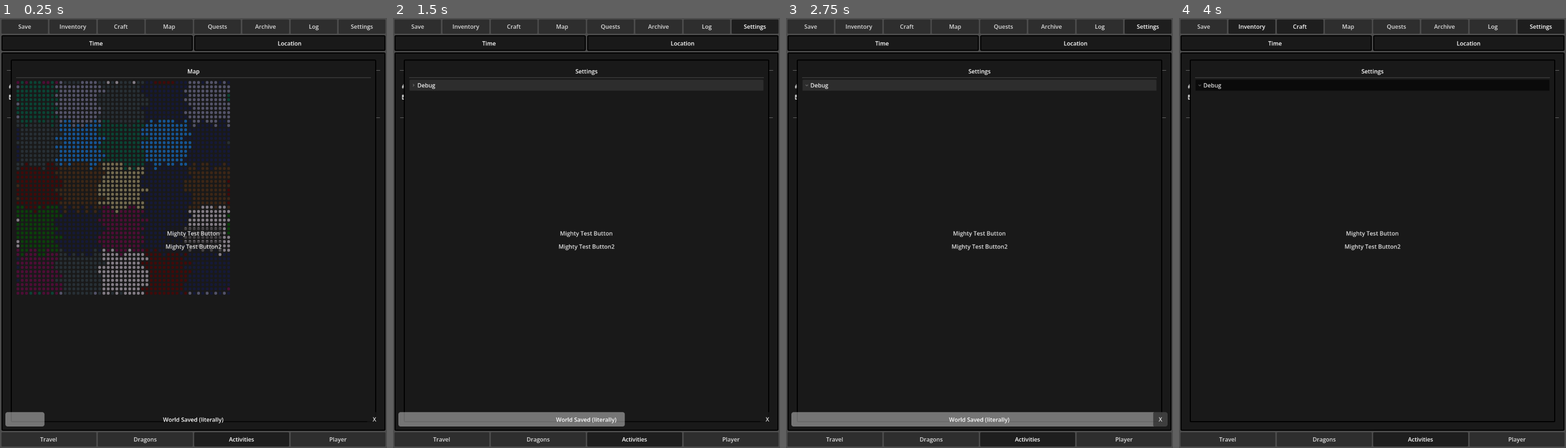
Above: before the commit, frames 1-4 (left to right).
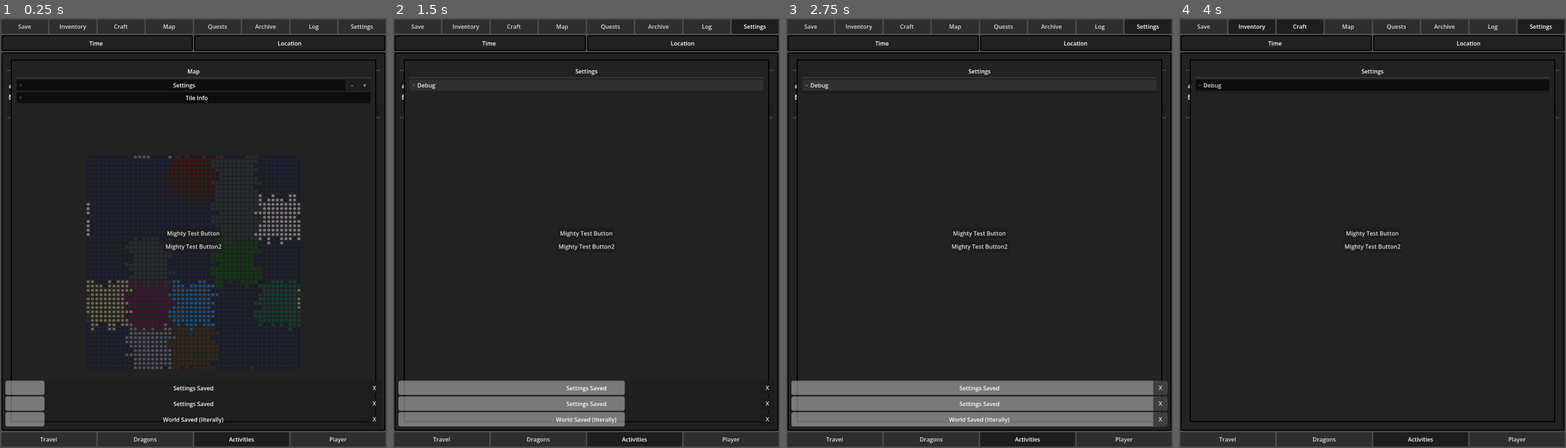
Above: after the commit, the same moments.

Repository: PixelFromTheMixery/codex-eletia
Game: Godot game, scene res://scenes/control_base.tscn
The game is run twice, just before and just after one commit, with the same random seed, the same clock (stepped at 60 frames per second) and the same inputs.
Inputs (mouse positions are in pixels of both pictures, inside the frame that each line leads up to):
- Up to frame 1 (0.25 s): no input
- Up to frame 2 (1.5 s): click "Settings" at 0.5 s; click (745, 86) at 1.25 s, where only the run after the commit has a clickable "-"
- Up to frame 3 (2.75 s): click (1149, 86) at 2 s, where only the run after the commit has a clickable "+"
- Up to frame 4 (4 s): click "Inventory" at 2.75 s; click "Craft" at 3.5 s

The runs differ from the first frame. In frame 1, 16% of the frame differs, in the area x 1-98%, y 14-92%; in frame 2, 4.0%; in frame 3, 6.7%; in frame 4, less than 0.1%.

Commit message:
map detail and broken settings save

Diff:
--- a/assets/dev_theme.tres
+++ b/assets/dev_theme.tres
@@ -5,7 +5,7 @@
 content_margin_top = 0.0
 content_margin_right = 0.0
 content_margin_bottom = 0.0
-bg_color = Color(0.1, 0.1, 0.1, 1)
+bg_color = Color(0.13319641, 0.13319641, 0.13319638, 1)
 border_width_left = 3
 border_width_top = 3
 border_width_right = 3
--- a/assets/tile_button.tres
+++ b/assets/tile_button.tres
@@ -50,7 +50,7 @@
 content_margin_top = 4.0
 content_margin_right = 4.0
 content_margin_bottom = 4.0
-bg_color = Color(0.9, 0.9, 0.9, 0.6)
+bg_color = Color(0.8, 0.8, 0.8, 0.6)
 corner_radius_top_left = 3
 corner_radius_top_right = 3
 corner_radius_bottom_right = 3
@@ -62,7 +62,7 @@
 content_margin_top = 4.0
 content_margin_right = 4.0
 content_margin_bottom = 4.0
-bg_color = Color(0.8, 0.8, 0.8, 0.6)
+bg_color = Color(0.6, 0.6, 0.6, 0.6)
 corner_radius_top_left = 3
 corner_radius_top_right = 3
 corner_radius_bottom_right = 3
--- a/prefabs/button_tile.gd
+++ b/prefabs/button_tile.gd
@@ -9,3 +9,6 @@
 func _ready() -> void:
 	#name = TODO
 	self_modulate = data.base_colour
+
+func _on_minimum_size_changed() -> void:
+	update_minimum_size()
--- a/prefabs/button_tile.tscn
+++ b/prefabs/button_tile.tscn
@@ -9,3 +9,5 @@
 offset_bottom = 8.0
 theme = ExtResource("1_p54ri")
 script = ExtResource("2_tm4py")
+
+[connection signal="minimum_size_changed" from="." to="." method="_on_minimum_size_changed"]
--- a/scenes/panel_map.tscn
+++ b/scenes/panel_map.tscn
@@ -9,17 +9,81 @@
 [node name="Label_Title" parent="." index="0" unique_id=1092411833]
 text = "Map"
 
-[node name="Scroll" parent="VBox_Window" parent_id_path=PackedInt32Array(1113384820) index="0" unique_id=379391004]
+[node name="HBoxSettings" type="HBoxContainer" parent="VBox_Window" parent_id_path=PackedInt32Array(1113384820) index="0" unique_id=334480399]
+layout_mode = 2
+
+[node name="Fold_Settings" type="FoldableContainer" parent="VBox_Window/HBoxSettings" index="0" unique_id=1445159548]
+layout_mode = 2
+size_flags_horizontal = 3
+folded = true
+title = "Settings"
+title_alignment = 1
+
+[node name="Grid_Settings" type="GridContainer" parent="VBox_Window/HBoxSettings/Fold_Settings" index="0" unique_id=807582516]
+visible = false
+layout_mode = 2
+columns = 2
+
+[node name="Label_CellSize" type="Label" parent="VBox_Window/HBoxSettings/Fold_Settings/Grid_Settings" index="0" unique_id=880707494]
+layout_mode = 2
+size_flags_horizontal = 3
+text = "Cell Size"
+
+[node name="SpinBox_CellSize" type="SpinBox" parent="VBox_Window/HBoxSettings/Fold_Settings/Grid_Settings" index="1" unique_id=1619299409]
+layout_mode = 2
+min_value = 8.0
+max_value = 64.0
+step = 4.0
+value = 8.0
+
+[node name="Button_Small" type="Button" parent="VBox_Window/HBoxSettings" index="1" unique_id=1633005782]
+custom_minimum_size = Vector2(31, 31)
+layout_mode = 2
+size_flags_vertical = 0
+text = "-"
+
+[node name="Button_Big" type="Button" parent="VBox_Window/HBoxSettings" index="2" unique_id=1392197459]
+custom_minimum_size = Vector2(31, 31)
+layout_mode = 2
+size_flags_vertical = 0
+text = "+"
+
+[node name="Scroll" parent="VBox_Window" parent_id_path=PackedInt32Array(1113384820) index="1" unique_id=379391004]
+visible = false
 size_flags_vertical = 1
 
-[node name="VBox" parent="VBox_Window/Scroll" index="0" unique_id=1495506934]
-size_flags_horizontal = 1
+[node name="Fold_TileInfo" type="FoldableContainer" parent="VBox_Window" parent_id_path=PackedInt32Array(1113384820) index="2" unique_id=242288924]
+layout_mode = 2
+folded = true
+title = "Tile Info"
+title_alignment = 1
 
-[node name="Scroll_Map" type="ScrollContainer" parent="VBox_Window" parent_id_path=PackedInt32Array(1113384820) index="1" unique_id=355193031]
+[node name="VBox_TileInfo" type="VBoxContainer" parent="VBox_Window/Fold_TileInfo" index="0" unique_id=946221007]
+visible = false
 layout_mode = 2
+
+[node name="Scroll_Map" type="ScrollContainer" parent="." index="3" unique_id=355193031]
+layout_mode = 1
+anchors_preset = -1
+anchor_right = 1.0
+anchor_bottom = 1.0
+offset_left = 16.0
+offset_top = 136.0
+offset_right = -16.0
+offset_bottom = -16.0
 size_flags_vertical = 3
 
-[node name="Grid_Map" type="GridContainer" parent="VBox_Window/Scroll_Map" index="0" unique_id=338067022]
+[node name="Center" type="CenterContainer" parent="Scroll_Map" index="0" unique_id=1608397382]
 layout_mode = 2
 size_flags_horizontal = 3
 size_flags_vertical = 3
+mouse_filter = 0
+
+[node name="Grid_Map" type="GridContainer" parent="Scroll_Map/Center" index="0" unique_id=338067022]
+layout_mode = 2
+size_flags_horizontal = 3
+size_flags_vertical = 3
+
+[connection signal="value_changed" from="VBox_Window/HBoxSettings/Fold_Settings/Grid_Settings/SpinBox_CellSize" to="." method="_on_spin_box_cell_size_value_changed"]
+[connection signal="pressed" from="VBox_Window/HBoxSettings/Button_Small" to="." method="_on_button_small_pressed"]
+[connection signal="pressed" from="VBox_Window/HBoxSettings/Button_Big" to="." method="_on_button_big_pressed"]
--- a/scripts/UI/tile_manager.gd
+++ b/scripts/UI/tile_manager.gd
@@ -1,13 +1,18 @@
 extends MapGenerator
 
-@onready var grid_map: GridContainer = $VBox_Window/Scroll_Map/Grid_Map
+@onready var grid_map: GridContainer = $Scroll_Map/Center/Grid_Map
+@onready var spinbox_cellsize: SpinBox = $VBox_Window/HBoxSettings/Fold_Settings/Grid_Settings/SpinBox_CellSize
+@onready var button_small: Button = $VBox_Window/HBoxSettings/Button_Small
+@onready var button_big: Button = $VBox_Window/HBoxSettings/Button_Big
 
 var button_tile: PackedScene = preload("res://prefabs/button_tile.tscn")
+var astar_grid: AStarGrid2D
 
 var button_map: Dictionary
 
 func _ready() -> void:
-	grid_map.columns = World.chunk_size * 4
+	grid_map.columns = World.chunk_size * World.chunk_segments
+	update_cell_size(Settings.map["Cell Size"])
 	#if len(World.tiles) == 0:
 	recreate_world(grid_map)
 	for tile in World.tiles:
@@ -18,4 +23,24 @@
 	var tile_display: Button = button_tile.instantiate()
 	tile_display.data = tile_data
 	grid_map.add_child(tile_display)
-	# add to button_map
+	button_map[tile_data.coords] = tile_display
+
+func update_cell_size(new_value: int):
+	Settings.map["Cell Size"] = new_value
+	spinbox_cellsize.value = new_value
+	button_small.disabled = true if new_value == 8 else false
+	button_big.disabled = true if new_value == 64 else false
+	for button in button_map:
+		button_map[button].custom_minimum_size = Vector2(new_value, new_value)
+	#update astat when implement
+	Save.save_settings()
+
+func _on_spin_box_cell_size_value_changed(value: int) -> void:
+	update_cell_size(value)
+
+
+func _on_button_small_pressed() -> void:
+	update_cell_size(spinbox_cellsize.value - 4)
+
+func _on_button_big_pressed() -> void:
+	update_cell_size(spinbox_cellsize.value + 4)
--- a/scripts/autoload/save_manager.gd
+++ b/scripts/autoload/save_manager.gd
@@ -14,6 +14,9 @@
 		"player": {},
 		"world": {}
 	}
+}
+var settings = {
+	"settings" : {}
 }
 
 func _ready():
@@ -40,6 +43,8 @@
 			target_obj = Player
 		"world":
 			target_obj = World
+		"settings":
+			target_obj = Settings
 		_:
 			print("Error: Target object not found for ", object_name)
 
@@ -82,6 +87,7 @@
 	universe = read_write(SAVE_FILE_NAME, "", true)
 	map_object(universe[WORLD]["player"], "player")
 	map_object(universe[WORLD]["world"], "world")
+	map_object(settings, "settings")
 
 func save_player():
 	universe[WORLD]["player"] = unmap_object(Player)
@@ -101,7 +107,7 @@
 		read_write(SAVE_FILE_NAME, "Session Saved")
 
 func save_settings():
-	read_write(SAVE_DIR + "settings.json", "Settings Saved", unmap_object(Settings))
+	read_write(SAVE_DIR + "settings.json", "Settings Saved", false, unmap_object(Settings))
 
 func read_write(path: String, save_message: String = "", read = false, data = universe):
 	if read:
--- a/scripts/classes/astar_class.gd
+++ b/scripts/classes/astar_class.gd
@@ -22,11 +22,14 @@
 	# Needs to be overwritten for wrapping
 
 func get_terrain_weight_at(pos: Vector2) -> float:
-
-	# Logic to interface with your TileMap would go here
-	return 1.0
+	return World.tiles[[pos.x,pos.y]]["terrain"]
 
 func wrapped_distance(a: Vector2, b: Vector2) -> float:
+	"""
+	Used to check the distance for map wrap.
+	If the distance is more than half the map, the wrap-around is shorter
+	"""
+
 	var dx = abs(a.x - b.x)
 	var dy = abs(a.y - b.y)
 
--- a/scripts/classes/world_class.gd
+++ b/scripts/classes/world_class.gd
@@ -8,7 +8,6 @@
 ]
 
 const TYPE_LIST: Array[String] = [
-	"Path",
 	"Outpost",
 	"Colony",
 	"Refuge",
@@ -17,6 +16,12 @@
 	"Sanctuary",
 	"Stronghold"
 ]
+
+const PATH_LIST: Dictionary[String, int] = {
+	"Trail": 2,
+	"Path": 1,
+	"Road": 0,
+}
 
 
 var chunk_size: int
@@ -54,9 +59,6 @@
 
 func determine_patches():
 	var available_patches: Array[String] = colour_keys.duplicate()
-	for colour in colour_keys.duplicate():
-		if randf() < 0.5:
-			available_patches.append(colour)
 	var missing_cultures: Array[String] = ["Time", "Space", "Mystic"]
 	available_patches = available_patches.filter(func(patch):
 		return not patch in missing_cultures
@@ -114,6 +116,8 @@
 			if randf() < 0.4:
 				actual_tile["essence"] = neighbor_tile["essence"]
 
+func locations():
+	pass
 
 func get_edge_data(rect: Rect2i) -> Array:
 	var list = []
